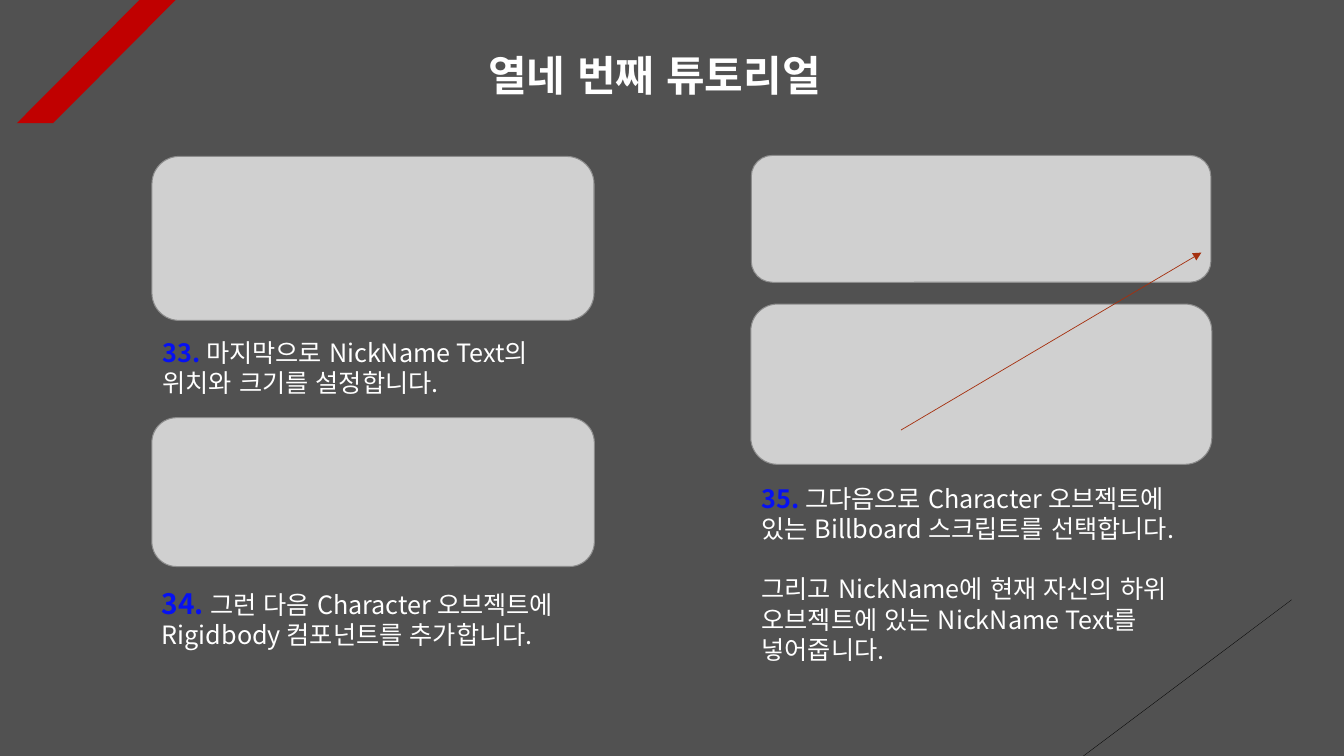
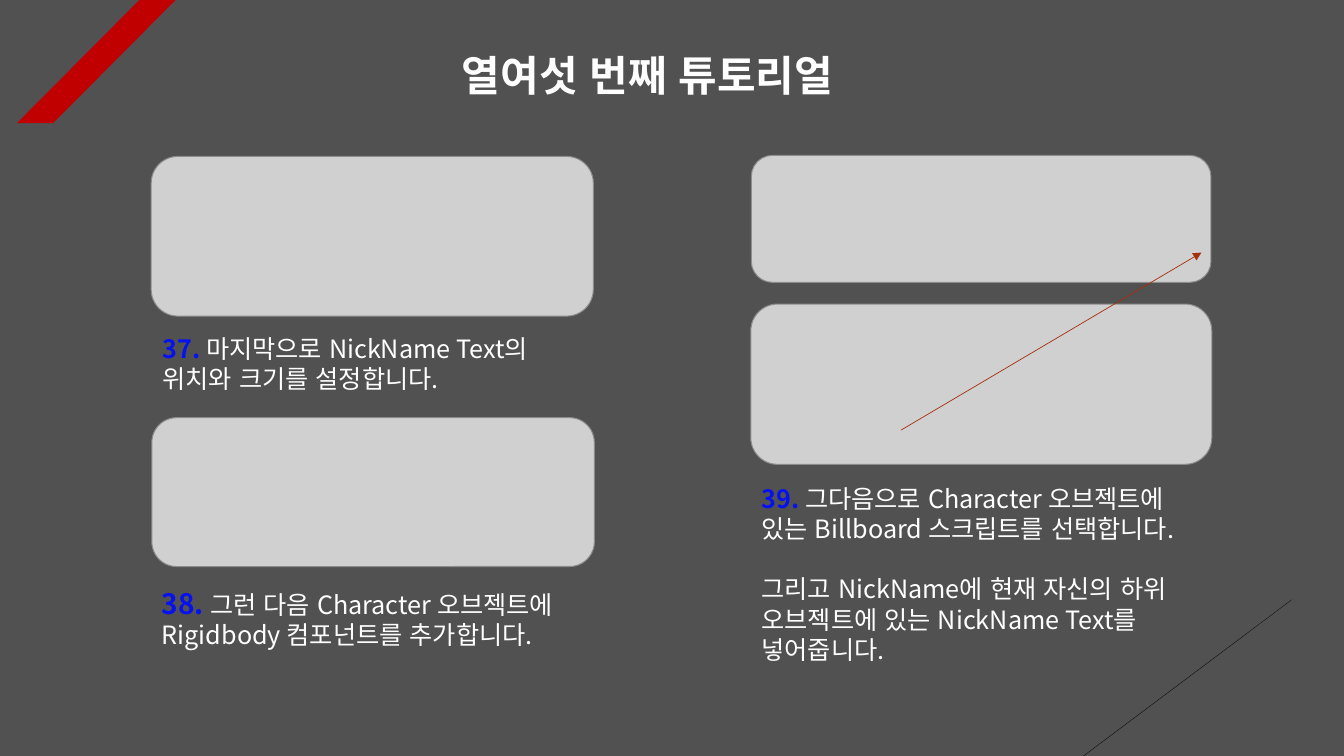
Before and after one commit to Unity2033/3D-UnityEngine, a slide deck: slide 16 of Assets/Class/Photon Server/PPT Data/Photon Synchronization.pptx (slide 15 before the commit). Drawn at 1344x756 pixels with LibreOffice and Linux fonts; fonts in the diff are those of the drawing; grey boxes stand for pictures. Boxes give left, top, right and bottom in pixels: in the first picture for what was removed or moved away, otherwise in the second. Text is boxed around its words. In the diff, an @@ line names an element or a change of style, - is before the commit and + after.

```diff
--- a/Assets/Class/Photon Server/PPT Data/Photon Synchronization.pptx
+++ b/Assets/Class/Photon Server/PPT Data/Photon Synchronization.pptx
@@ text at (462, 56, 833, 95): text changed @@
-열네 번째 튜토리얼
+열여섯 번째 튜토리얼
@@ picture: place and size @@
-picture at (152, 156, 595, 321)
+picture at (151, 156, 594, 316)
@@ text at (162, 337, 528, 390): text changed @@
-33. 마지막으로 NickName Text의 위치와 크기를 설정합니다.
+37. 마지막으로 NickName Text의 위치와 크기를 설정합니다.
@@ text at (762, 487, 1174, 540): text changed @@
-35. 그다음으로 Character 오브젝트에 있는 Billboard 스크립트를 선택합니다.
+39. 그다음으로 Character 오브젝트에 있는 Billboard 스크립트를 선택합니다.
@@ text at (162, 593, 553, 651): text changed @@
-34. 그런 다음 Character 오브젝트에 Rigidbody 컴포넌트를 추가합니다.
+38. 그런 다음 Character 오브젝트에 Rigidbody 컴포넌트를 추가합니다.
```
Also in this commit, not shown: 10 other slides changed, 1 slide added, 9 other files.
